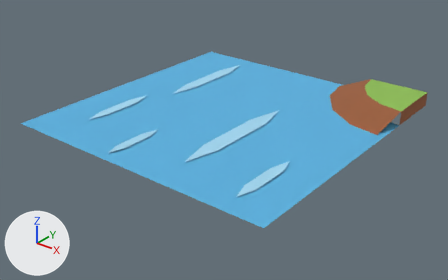
Renders of the glTF model assets/models/props/water_river_inner.glb from each side of a commit.
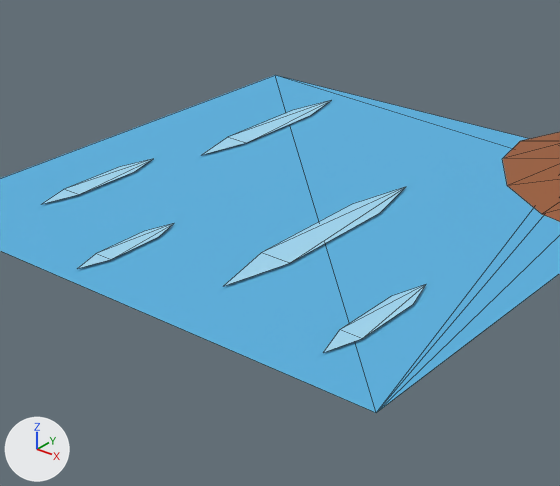
Each version appears first whole from a 50 mm lens placed at (1.223, -1.56, 0.86), pointed at (0.015, -0.05, -0.076), and next in a close-up on the part from 15% to 80% of the width and 4% to 95% of the height. The axes (+X, +Y, +Z) are drawn at lower left. The lights are the same throughout. The first two pictures are the older version. The close-ups show mesh edges as thin lines. Vertices at exactly the same position are counted once.

Objects in the first close-up: 'water_river_inner'.
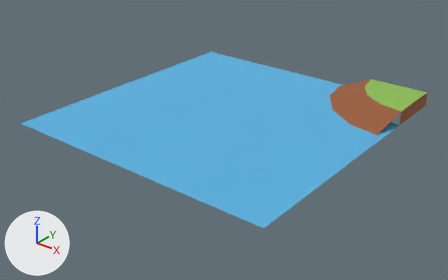
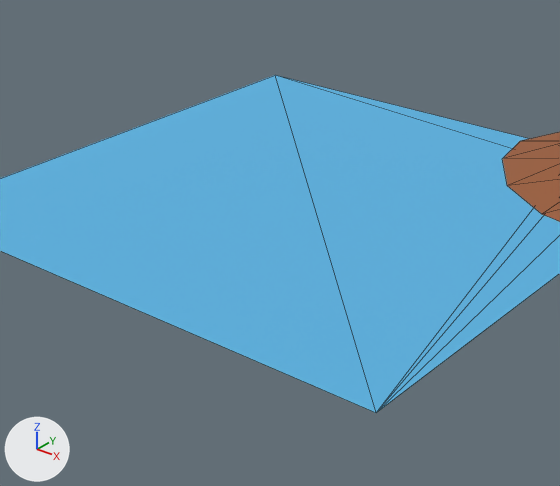
Where the change shows, as pixel boxes [x1, y1, x2, y2] in the close-ups (560 x 486 px):
part 1 of me_water_river_inner, deleted (blue): before [79, 223, 174, 268]
part 2 of me_water_river_inner, deleted (blue): before [323, 285, 425, 353]
part 3 of me_water_river_inner, deleted (blue): before [42, 158, 154, 204]
part 4 of me_water_river_inner, deleted (blue): before [202, 100, 331, 155]
part 5 of me_water_river_inner, deleted (blue): before [224, 187, 405, 286]

Edits to the bpy script that builds the scene:
```text
Change me_water_river_inner:
    used by ob_water_river_inner; location = (0.0, 0.0, 0.0)
    remove me_water_river_inner.from_pydata(...)  # 50 vertices, 42 faces; spans x -0.5..0.5, y -0.5..0.5, z 0.0..0.05
    add me_water_river_inner.from_pydata(...)  # 20 vertices, 22 faces; spans x -0.5..0.5, y -0.5..0.5, z 0.0..0.05
    me_water_river_inner part 1: the loose piece of 6 vertices spanning x -0.117..-0.083, y -0.47..-0.25, z 0.004 is deleted
    me_water_river_inner part 2: the loose piece of 6 vertices spanning x 0.34..0.38, y -0.43..-0.17, z 0.004 is deleted
    me_water_river_inner part 3: the loose piece of 6 vertices spanning x -0.36..-0.32, y -0.34..-0.06, z 0.004 is deleted
    me_water_river_inner part 4: the loose piece of 6 vertices spanning x -0.305..-0.255, y 0.01..0.43, z 0.004 is deleted
    me_water_river_inner part 5: the loose piece of 6 vertices spanning x 0.09..0.15, y -0.37..0.13, z 0.004 is deleted
```
